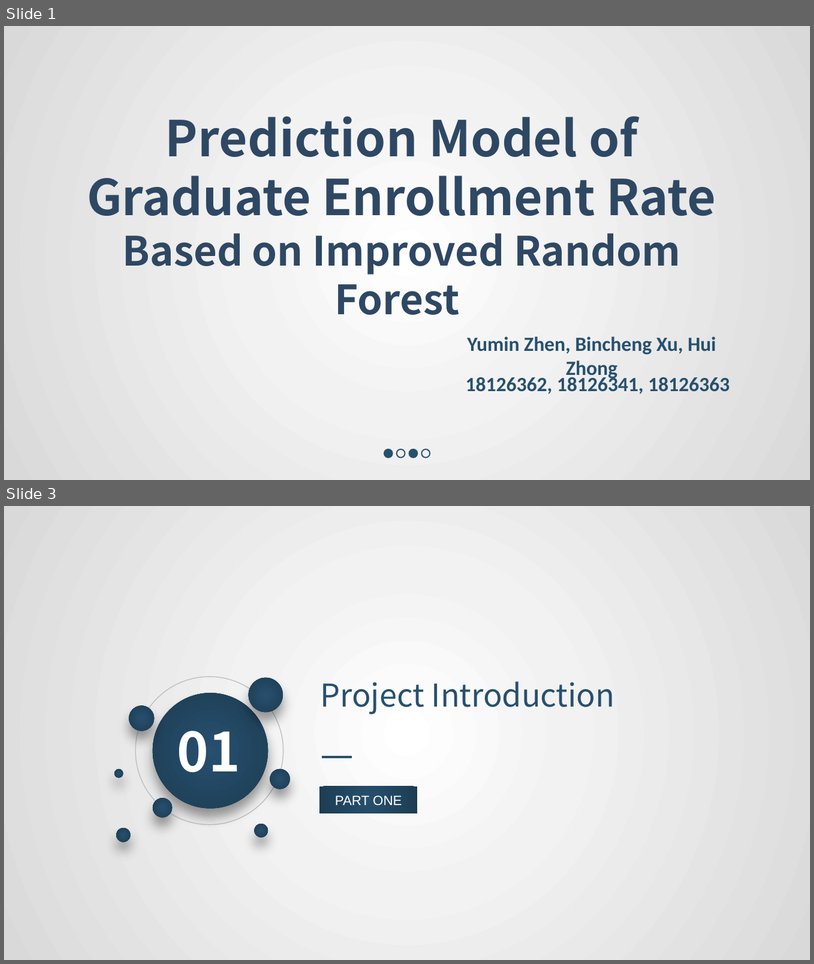
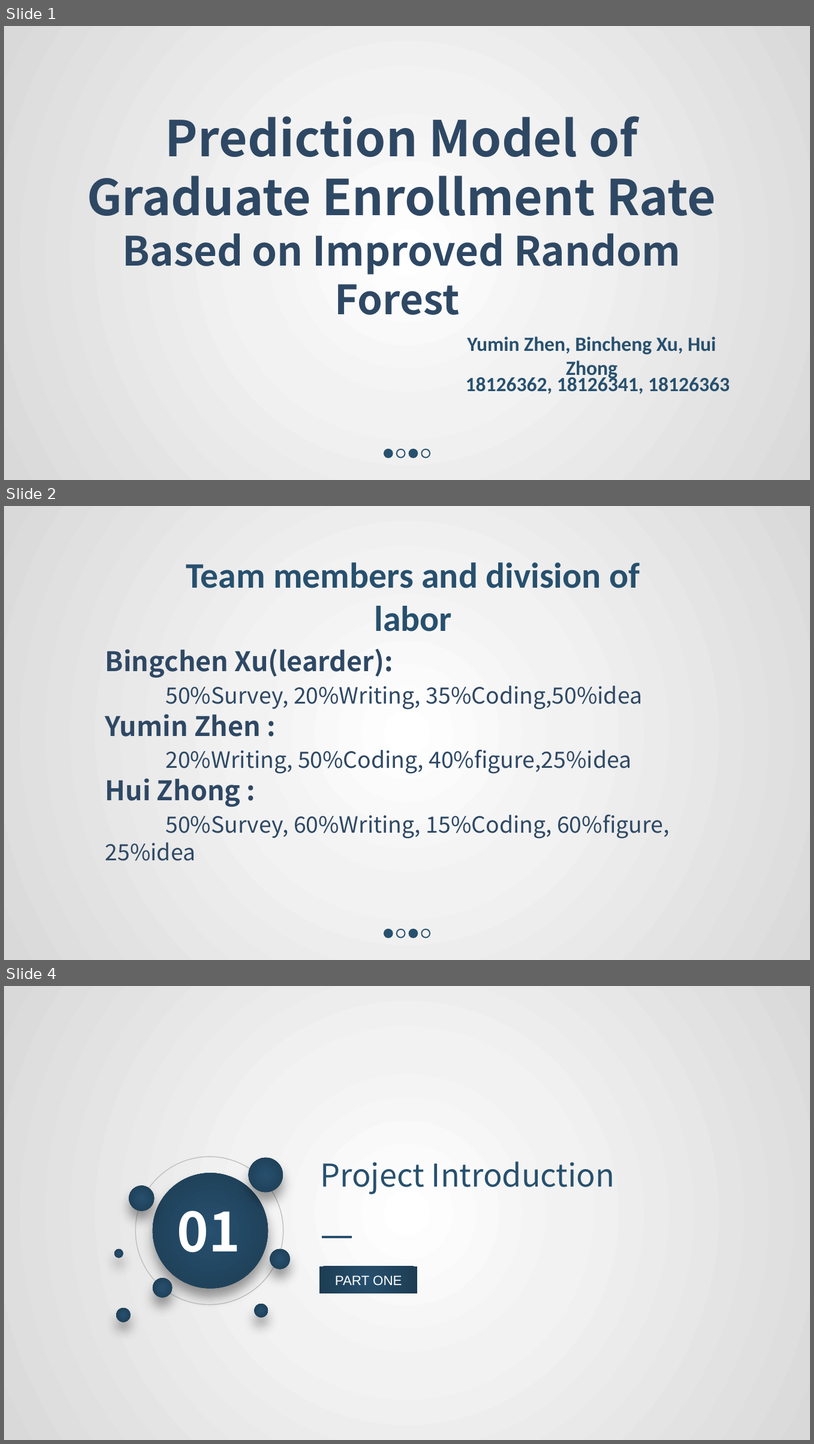
Before and after one commit to 545593069/RandomForest, a slide deck: group_11.pptx. Shown one above the other, each under a label of ours: slides 1 and 3 before the commit, slides 1, 2 and 4 after it; the slides between them are not shown. The pictures are 814x964 and 814x1444 pixels, drawn with LibreOffice and Linux fonts; fonts in the diff are those of the drawing. Boxes give left, top, right and bottom in pixels: in the first picture for what was removed or moved away, otherwise in the second. Text is boxed around its words. In the diff, an @@ line names an element or a change of style, - is before the commit and + after.

```diff
--- a/group_11.pptx
+++ b/group_11.pptx
@@ slide 2 added at <box>4,506,810,960</box>, background gradient #FFFFFF to #F2F2F2 to #D9D9D9 @@
@@ text added at <box>186,562,640,631</box>, 32 pt, text #27506E, bold @@
+Team members and division of labor
@@ text added at <box>105,649,669,838</box>, 20 pt, text #2E4864 @@
+Bingchen Xu(learder):
+50%Survey, 20%Writing, 35%Coding,50%idea
+Yumin Zhen :
+20%Writing, 50%Coding, 40%figure,25%idea
+Hui Zhong :
+50%Survey, 60%Writing, 15%Coding, 60%figure, 25%idea
@@ group added at <box>384,928,430,937</box>: 4 ellipses @@
@@ what was slide 3 is now slide 4 @@
```
Also in this commit, not shown: 11 slides changed, 5 other slides added, 4 other files.
